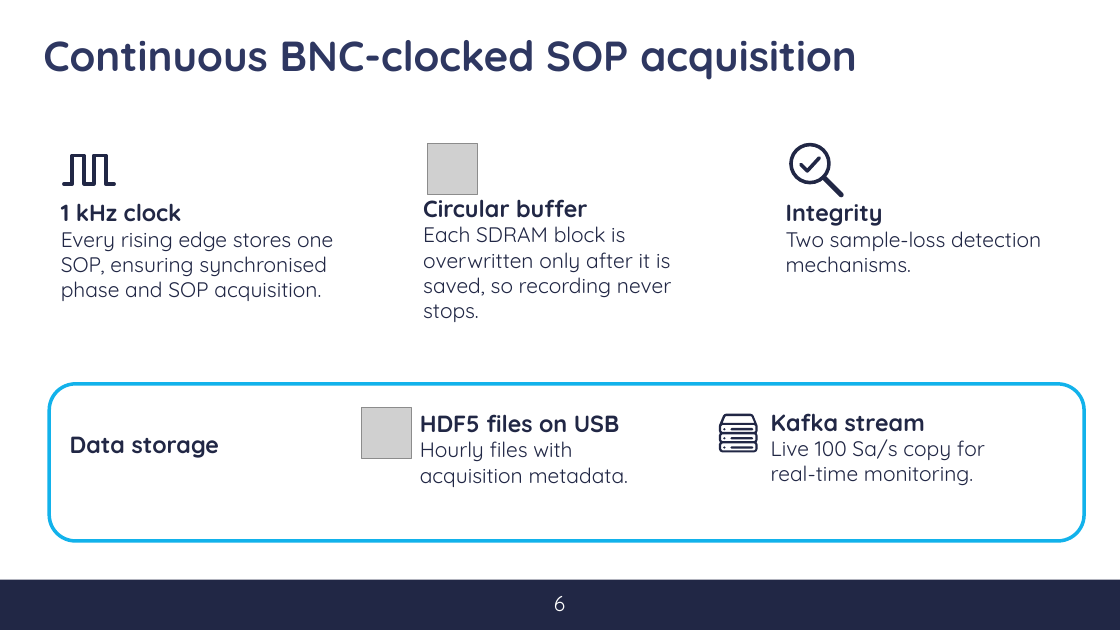
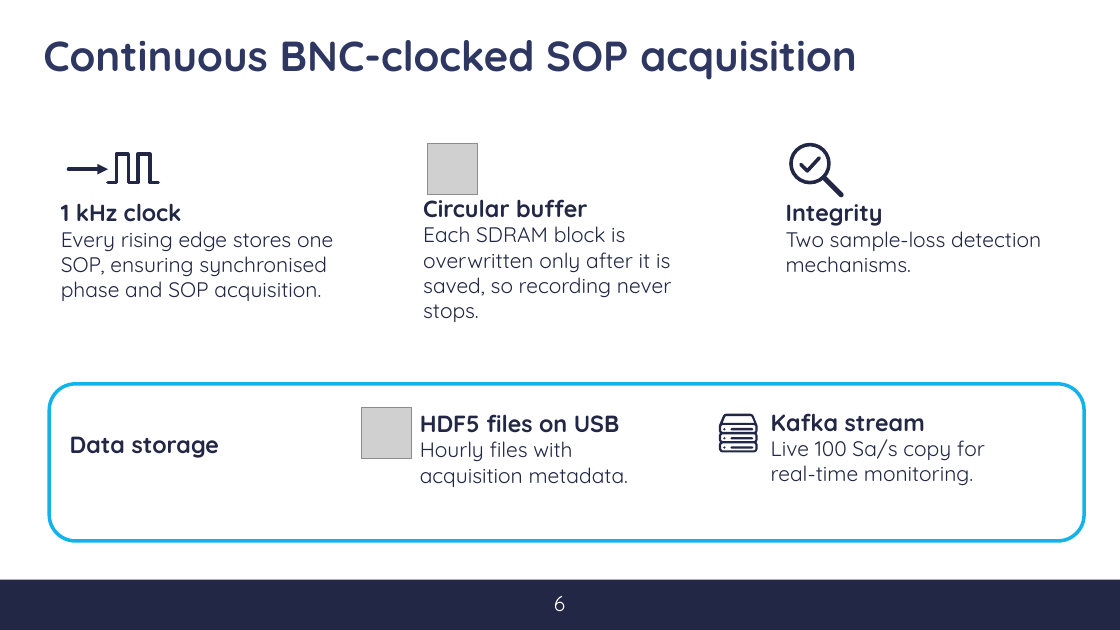
Before and after one commit to s347960/Presentazione, a slide deck: slide 6 of Discussione [Salvato automaticamente].pptx. Drawn at 1120x630 pixels with LibreOffice and Linux fonts; fonts in the diff are those of the drawing; grey boxes stand for pictures; background and template pictures are left out. Boxes give left, top, right and bottom in pixels: in the first picture for what was removed or moved away, otherwise in the second. Text is boxed around its words. In the diff, an @@ line names an element or a change of style, - is before the commit and + after.

```diff
--- a/Discussione [Salvato automaticamente].pptx
+++ b/Discussione [Salvato automaticamente].pptx
@@ arrow added from (69, 169) to (108, 169), #212745 3.06 pt @@
@@ freeform shape: place and size @@
-freeform shape at <box>64,155,114,184</box>
+freeform shape at <box>108,155,159,183</box>
```
Also in this commit, not shown: 11 other slides changed, 5 slides added, 1 slide removed, 3 other files.
